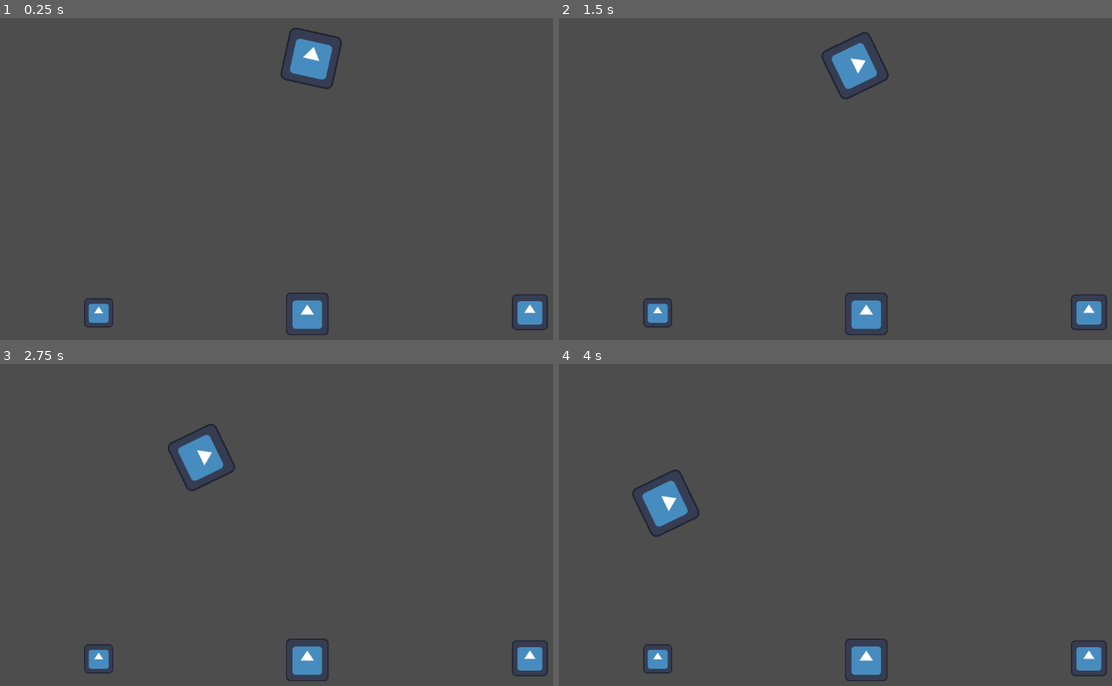
Above: before the commit, frames 1-4 (two rows, left to right).
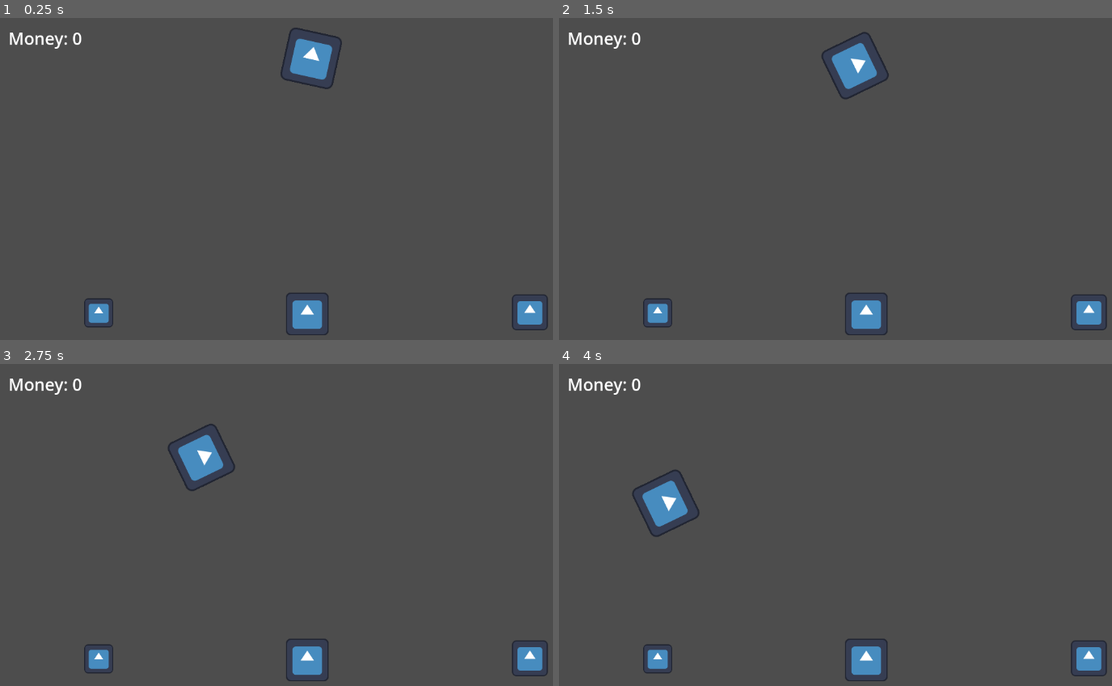
Above: after the commit, the same moments.

Repository: anhvu1012/GoldMinerRemake
Game: Godot game, scene res://Main.tscn
Two runs of this game, one before a commit and one after it. Both use one fixed random seed, a clock stepped at 60 frames per second and the inputs below. The engine's default icon, where the game draws it, is replaced by a stand-in: a white triangle on a blue panel in a dark square.
Inputs:
- Up to frame 1 (0.25 s): no input
- Up to frame 2 (1.5 s): hold Down (ui_down) from 1.28 s (still down)
- Up to frame 3 (2.75 s): release Down (ui_down) at 2.03 s
- Up to frame 4 (4 s): hold Down (ui_down) from 3.53 s (still down)

The runs differ from the first frame. In frame 1, 0.2% of the frame differs, in the area x 1-15%, y 4-10%; in frame 2, 0.2%; in frame 3, 0.2%; in frame 4, 0.2%.

Commit message:
added Money counter
added Money counter as singleton(AutoLoad). Random amount of money between 10 and 30 gets added to counter on successful gold grab

Diff:
--- a/GrabbingGold/Claw.gd
+++ b/GrabbingGold/Claw.gd
@@ -69,3 +69,9 @@
 func _on_area_entered(area):
 	if (area.is_in_group("Gold")):
 		print("Found Gold!")
+		$MoneyTimer.start(4.0)
+
+
+func _on_money_timer_timeout():
+	var rng = RandomNumberGenerator.new()
+	Money.money += rng.randi_range(10, 30)
--- a/GrabbingGold/Claw.tscn
+++ b/GrabbingGold/Claw.tscn
@@ -15,4 +15,8 @@
 [node name="CollisionShape2D" type="CollisionShape2D" parent="."]
 shape = SubResource("RectangleShape2D_tp2p4")
 
+[node name="MoneyTimer" type="Timer" parent="."]
+one_shot = true
+
 [connection signal="area_entered" from="." to="." method="_on_area_entered"]
+[connection signal="timeout" from="MoneyTimer" to="." method="_on_money_timer_timeout"]
--- /dev/null
+++ b/GrabbingGold/Interface.tscn
@@ -0,0 +1,17 @@
+[gd_scene load_steps=2 format=3 uid="uid://dj4nso7n6texs"]
+
+[ext_resource type="Script" path="res://Money.gd" id="1_gdtbx"]
+
+[node name="Interface" type="Control"]
+layout_mode = 3
+anchors_preset = 15
+anchor_right = 1.0
+anchor_bottom = 1.0
+grow_horizontal = 2
+grow_vertical = 2
+
+[node name="MoneyLabel" type="Label" parent="."]
+layout_mode = 0
+offset_right = 40.0
+offset_bottom = 23.0
+script = ExtResource("1_gdtbx")
--- /dev/null
+++ b/GrabbingGold/Money.gd
@@ -0,0 +1,14 @@
+extends Label
+
+@export var money = 0
+
+
+# Called when the node enters the scene tree for the first time.
+func _ready():
+	position.x = 15
+	position.y = 15
+	add_theme_font_size_override("font_size", 30)
+
+# Called every frame. 'delta' is the elapsed time since the previous frame.
+func _process(delta):
+	text = "Money: %s" % money
--- a/GrabbingGold/project.godot
+++ b/GrabbingGold/project.godot
@@ -14,3 +14,7 @@
 run/main_scene="res://Main.tscn"
 config/features=PackedStringArray("4.0", "Forward Plus")
 config/icon="res://icon.svg"
+
+[autoload]
+
+Money="*res://Money.gd"
